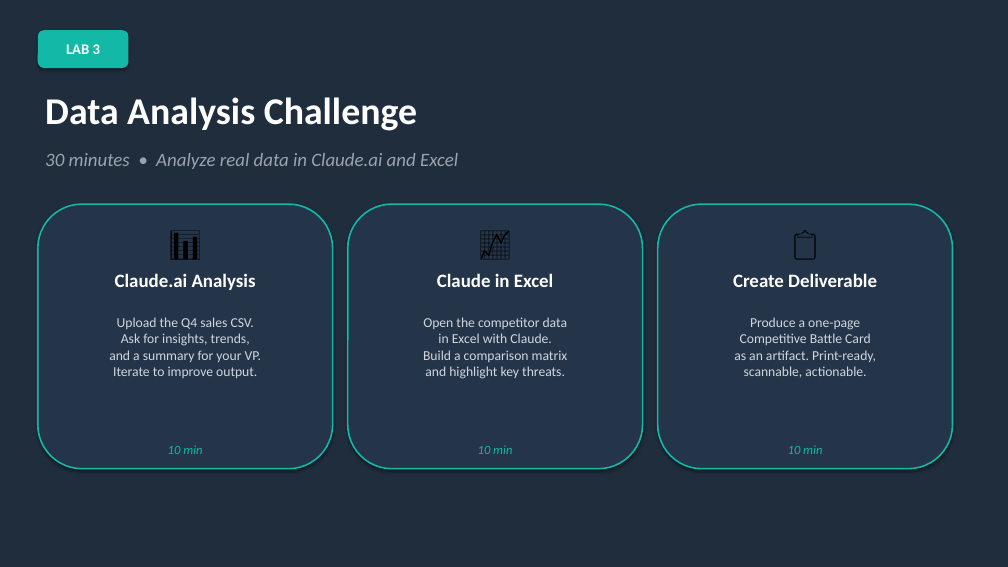
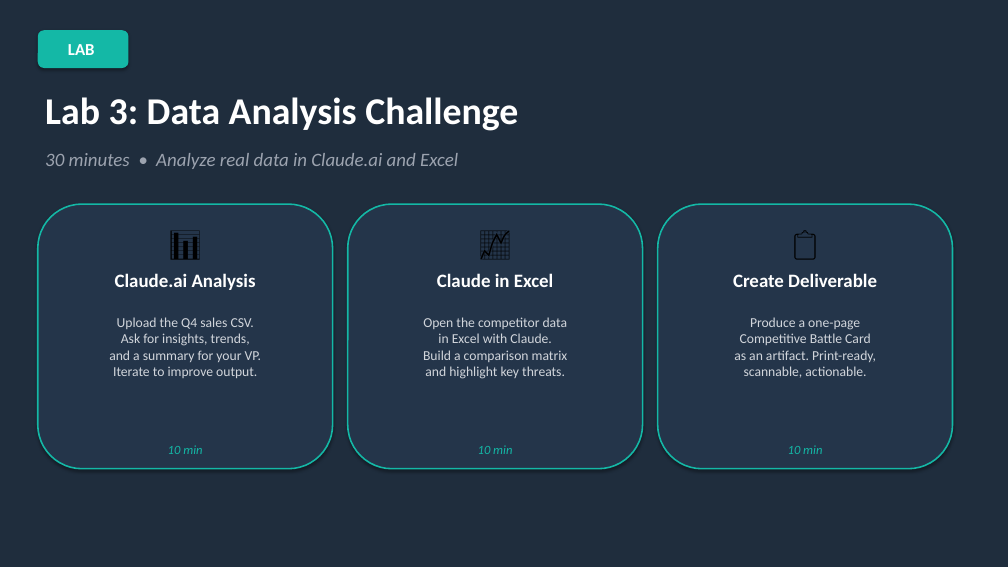
Before and after one commit to scottrhay/AIA-ClaudeCopilot, a slide deck: slide 49 of slides/Day1_Claude_for_Business.pptx. Drawn at 1008x567 pixels with LibreOffice and Linux fonts; fonts in the diff are those of the drawing. Boxes give left, top, right and bottom in pixels: in the first picture for what was removed or moved away, otherwise in the second. Text is boxed around its words. In the diff, an @@ line names an element or a change of style, - is before the commit and + after.

```diff
--- a/slides/Day1_Claude_for_Business.pptx
+++ b/slides/Day1_Claude_for_Business.pptx
@@ text in rounded rectangle at <box>68,44,95,55</box>: text changed; size 14 to 16 pt @@
-LAB 3
+LAB
@@ text at <box>45,97,518,131</box>: text changed @@
-Data Analysis Challenge
+Lab 3: Data Analysis Challenge
```
Also in this commit, not shown: 3 other slides changed.
